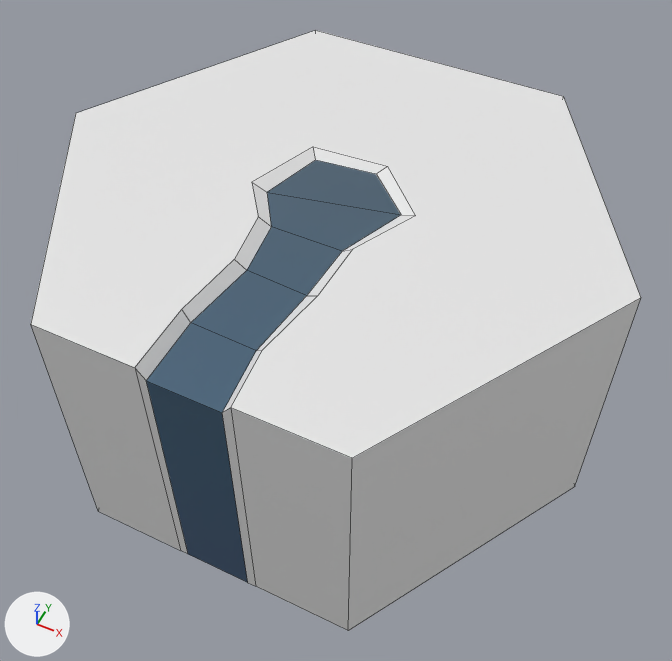
The FBX model SourceAssets/Tiles/Hexagons0-3/Hexagon1.fbx as it was, and as the next commit left it.
Before and after are seen from a camera (50 mm lens) standing at (5.24, -10.26, 9.67) and looking at (0.24, -0.27, -2.81). Lighting does not change. The marker at lower left points along +X, +Y and +Z. The first picture is the older version. Mesh edges are drawn as thin lines.

The first picture shows 'Hex_1'.
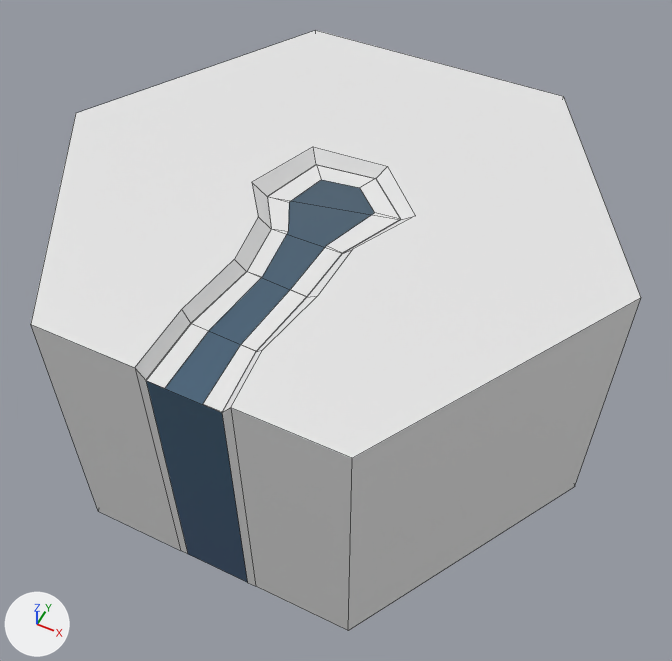
What differs and where, as boxes [x1, y1, x2, y2] in the pictures (672 x 661 px; the box of a moved part takes in the faces that stretch with it):
part 1 of me_cylinder_003, added
    after: [146, 164, 400, 412]
part 2 of me_cylinder_003, moved or reshaped
    both: [135, 147, 415, 413]

Edits to the bpy script that builds the scene:
```text
Add mat_waterlines:
    mat_waterlines = principled_material('Waterlines')
    mat_waterlines.base_color = (0.8, 0.8, 0.8)  # white #e7e7e7
Change me_cylinder_003:
    used by ob_hex_1; location = (0.0, 0.0, 0.0)
    verts and faces of me_cylinder_003; kept vertices keep their numbers, new ones are numbered from 40
    before: 1 (-1.01, -0.25, -0.1) at pixel (266, 192), 3 (-0.69, 0.84, -0.1) at pixel (315, 159), 5 (0.37, 0.95, -0.1) at pixel (376, 173), 7 (1.15, 0.2, -0.1) at pixel (401, 214), 9 (0.67, -0.91, -0.15) at pixel (342, 251)
    before: 11 (-0.57, -0.91, -0.15) at pixel (271, 226), 32 (0.48, -3.21, -0.18) at pixel (256, 350), 33 (-0.62, -3.17, -0.18) at pixel (190, 322), 36 (0.61, -1.97, -0.17) at pixel (306, 295), 39 (-0.44, -1.9, -0.16) at pixel (246, 270)
    remove me_cylinder_003.from_pydata(...)  # 40 vertices, 27 faces; spans x -5.0..5.0, y -4.33..4.33, z -5.0..0.0
    add me_cylinder_003.from_pydata(...)  # 64 vertices, 38 faces; spans x -5.0..5.0, y -4.33..4.33, z -5.0..0.0
    me_cylinder_003 part 1: a new loose piece of 24 vertices spanning x -1.01..1.15, y -4.33..0.95, z -0.19, in mat_waterlines (white #e7e7e7)
    me_cylinder_003 part 2
    add for i in [1, 3, 5, 7]: verts[i] += (0.0, 0.0, -0.1)
    add verts[9] = (0.67, -0.91, -0.2)  # moved, pixel (342, 253)
    add verts[11] = (-0.57, -0.91, -0.2)  # moved, pixel (271, 229)
    add verts[32] = (0.48, -3.21, -0.2)  # moved, pixel (256, 351)
    add verts[33] = (-0.62, -3.17, -0.2)  # moved, pixel (191, 323)
    add verts[36] = (0.61, -1.97, -0.2)  # moved, pixel (306, 297)
    add verts[39] = (-0.44, -1.9, -0.2)  # moved, pixel (246, 271)
    add me_cylinder_003.materials.append(mat_waterlines)  # white #e7e7e7
```
